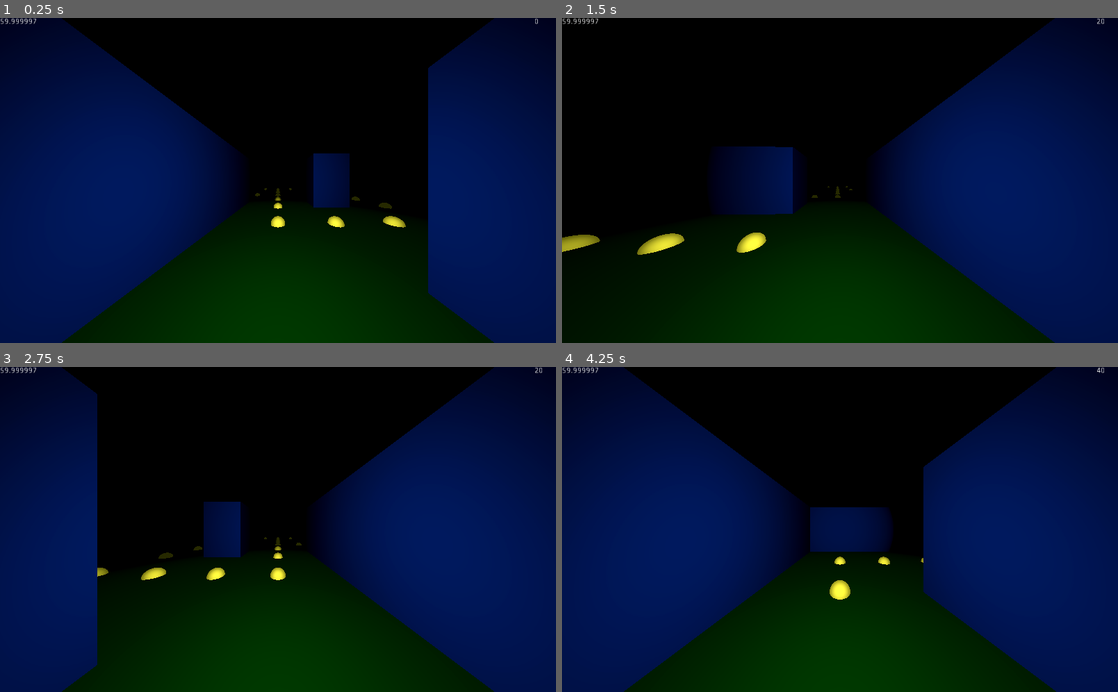
Above: before the commit, frames 1-4 (two rows, left to right).
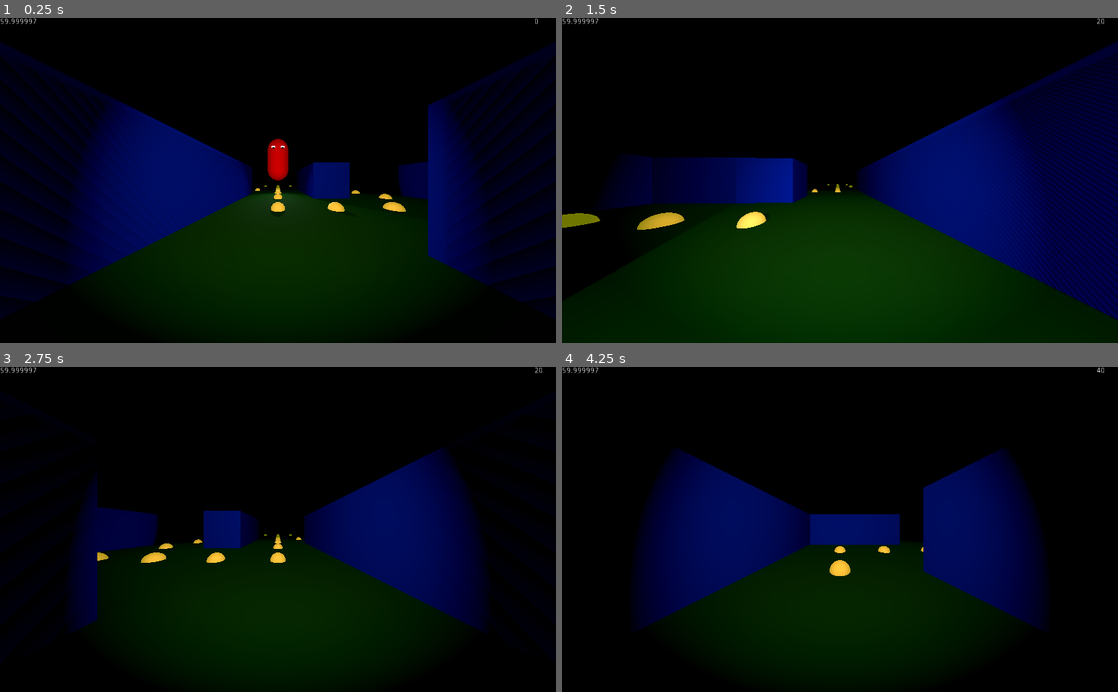
Above: after the commit, the same moments.

Repository: ToBaDi/pacman_3d_first_person
Game: Godot game, scene res://main.tscn
Two runs of this game, one before a commit and one after it. Both use one fixed random seed, a clock stepped at 60 frames per second and the inputs below.
Inputs:
- Up to frame 1 (0.25 s): no input
- Up to frame 2 (1.5 s): tap Enter (ui_accept) at 0.5, 0.77 s; hold Right (ui_right) 0.53-1.28 s; hold Down (ui_down) from 1.28 s (still down)
- Up to frame 3 (2.75 s): tap Enter (ui_accept) at 1.52 s; release Down (ui_down) at 2.03 s; hold Right (ui_right) from 2.03 s (still down)
- Up to frame 4 (4.25 s): tap Enter (ui_accept) at 3.02, 3.77 s; release Right (ui_right) at 3.53 s; hold Left (ui_left) from 3.53 s (still down)

The runs differ from the first frame. In frame 1, 50% of the frame differs, in the area x 0-100%, y 0-100%; in frame 2, 26%; in frame 3, 50%; in frame 4, 55%.

Commit message:
Ghost Visual

Diff:
--- /dev/null
+++ b/ghost.gd
@@ -0,0 +1,13 @@
+extends Area
+
+
+export(Material) var material : Material
+
+
+func _ready() -> void:
+	if material:
+		$Body.material_override = material
+
+
+func _on_Tween_tween_all_completed():
+	pass
--- /dev/null
+++ b/ghost.tscn
@@ -0,0 +1,87 @@
+[gd_scene load_steps=8 format=2]
+
+[ext_resource path="res://ghost.gd" type="Script" id=1]
+
+[sub_resource type="CapsuleMesh" id=2]
+mid_height = 2.0
+
+[sub_resource type="SpatialMaterial" id=3]
+emission_enabled = true
+emission = Color( 1, 1, 1, 1 )
+emission_energy = 1.0
+emission_operator = 0
+emission_on_uv2 = false
+
+[sub_resource type="SphereMesh" id=4]
+material = SubResource( 3 )
+radius = 0.2
+height = 0.2
+
+[sub_resource type="SpatialMaterial" id=5]
+albedo_color = Color( 0, 0, 0, 1 )
+
+[sub_resource type="SphereMesh" id=6]
+material = SubResource( 5 )
+radius = 0.1
+height = 0.2
+
+[sub_resource type="BoxShape" id=7]
+
+[node name="Ghost" type="Area" groups=[
+"Ghost",
+]]
+transform = Transform( 1, 0, 0, 0, 1, 0, 0, 0, 1, 0, 0, -3 )
+monitoring = false
+script = ExtResource( 1 )
+__meta__ = {
+"_edit_group_": true
+}
+
+[node name="Body" type="MeshInstance" parent="."]
+transform = Transform( 1, 0, 0, 0, -1.62921e-07, -1, 0, 1, -1.62921e-07, 0, 3, 0 )
+mesh = SubResource( 2 )
+material/0 = null
+__meta__ = {
+"_edit_lock_": true
+}
+
+[node name="LeftEye" type="MeshInstance" parent="."]
+transform = Transform( 1, 0, 0, 0, 0.866025, -0.5, 0, 0.5, 0.866025, -0.4, 4, 0.9 )
+mesh = SubResource( 4 )
+material/0 = null
+__meta__ = {
+"_edit_lock_": true
+}
+
+[node name="LeftEye2" type="MeshInstance" parent="LeftEye"]
+transform = Transform( 1, 0, 0, 0, 1, 0, 0, 0, 1, 0, -0.0499997, 0.12 )
+mesh = SubResource( 6 )
+material/0 = null
+
+[node name="RightEye" type="MeshInstance" parent="."]
+transform = Transform( 1, 0, 0, 0, 0.866025, -0.5, 0, 0.5, 0.866025, 0.4, 4, 0.9 )
+mesh = SubResource( 4 )
+material/0 = null
+__meta__ = {
+"_edit_lock_": true
+}
+
+[node name="RightEye2" type="MeshInstance" parent="RightEye"]
+transform = Transform( 1, 0, 0, 0, 1, 0, 0, 0, 1, 0, -0.0499997, 0.12 )
+mesh = SubResource( 6 )
+material/0 = null
+
+[node name="CollisionShape" type="CollisionShape" parent="."]
+transform = Transform( 1, 0, 0, 0, 1, 0, 0, 0, 1, 0, 1, 0 )
+shape = SubResource( 7 )
+__meta__ = {
+"_edit_lock_": true
+}
+
+[node name="SpotLight" type="SpotLight" parent="."]
+transform = Transform( -1, -1.42109e-14, -3.25841e-07, -1.62921e-07, 0.866025, 0.5, 2.82187e-07, 0.5, -0.866025, 0, 2, 1 )
+shadow_enabled = true
+spot_range = 10.0
+
+[node name="Tween" type="Tween" parent="."]
+[connection signal="tween_all_completed" from="Tween" to="." method="_on_Tween_tween_all_completed" flags=3]
--- a/main.tscn
+++ b/main.tscn
@@ -1,10 +1,11 @@
-[gd_scene load_steps=15 format=2]
+[gd_scene load_steps=17 format=2]
 
 [ext_resource path="res://main.gd" type="Script" id=1]
 [ext_resource path="res://dot.tscn" type="PackedScene" id=2]
 [ext_resource path="res://wall.tscn" type="PackedScene" id=3]
 [ext_resource path="res://player.gd" type="Script" id=4]
 [ext_resource path="res://wall_mesh.tres" type="CubeMesh" id=5]
+[ext_resource path="res://ghost.tscn" type="PackedScene" id=6]
 
 [sub_resource type="GDScript" id=1]
 script/source = "extends Label
@@ -47,6 +48,9 @@
 [sub_resource type="ConvexPolygonShape" id=9]
 points = PoolVector3Array( -1, 1.5, 1, 1, 1.5, -1, 1, 1.5, 1, -1, 1.5, -1, -1, -1.5, 1, 1, -1.5, -1, 1, -1.5, 1, -1, -1 …(208 unchanged characters)…
 
+[sub_resource type="SpatialMaterial" id=10]
+albedo_color = Color( 1, 0, 0, 1 )
+
 [node name="Main" type="Node"]
 script = ExtResource( 1 )
 
@@ -87,7 +91,7 @@
 }
 
 [node name="Camera" type="Camera" parent="Player"]
-transform = Transform( 1, 0, 0, 0, 1, 0, 0, 0, 1, 0, 1.5, 0.25 )
+transform = Transform( 1, 0, 0, 0, 1, 0, 0, 0, 1, 0, 1, 0.25 )
 current = true
 fov = 120.0
 __meta__ = {
@@ -96,11 +100,11 @@
 
 [node name="SpotLight" type="SpotLight" parent="Player"]
 transform = Transform( 1, 0, 0, 0, 0.984808, 0.173648, 0, -0.173648, 0.984808, 0, 1.5, 0 )
-light_color = Color( 1, 0.937255, 0.52549, 1 )
+light_color = Color( 1, 0.662745, 0.482353, 1 )
 shadow_reverse_cull_face = true
-spot_range = 7.0
+spot_range = 10.0
 spot_attenuation = 0.249999
-spot_angle = 90.0
+spot_angle = 70.0
 spot_angle_attenuation = 4.92458
 __meta__ = {
 "_edit_lock_": true
@@ -1108,10 +1112,15 @@
 [node name="Wall5" parent="RightMirror" instance=ExtResource( 3 )]
 transform = Transform( 3.5, 0, 0, 0, 1, 0, 0, 0, 0.5, 0, 0, 21 )
 
-[node name="Camera2" type="Camera" parent="."]
+[node name="Camera" type="Camera" parent="."]
 transform = Transform( -1.62921e-07, -1, -1.62921e-07, 0, -1.62921e-07, 1, -1, 1.62921e-07, 2.65431e-14, 17, 40, 0 )
 projection = 1
 size = 65.0
+
+[node name="Ghost" parent="." instance=ExtResource( 6 )]
+transform = Transform( 1, 0, 0, 0, 1, 0, 0, 0, 1, 0, 0, -9 )
+input_ray_pickable = false
+material = SubResource( 10 )
 [connection signal="area_entered" from="Player" to="Player" method="_on_Player_area_entered" flags=3]
 [connection signal="eat_cookie" from="Player" to="." method="_on_Player_eat_cookie" flags=3]
 [connection signal="tween_all_completed" from="Player/Tween" to="Player" method="_on_Tween_tween_all_completed" flags=3]
--- a/project.godot
+++ b/project.godot
@@ -47,7 +47,6 @@
 
 [rendering]
 
-quality/driver/driver_name="GLES2"
 vram_compression/import_etc=true
 vram_compression/import_etc2=false
 environment/default_environment="res://default_env.tres"
--- a/wall.tscn
+++ b/wall.tscn
@@ -2,26 +2,26 @@
 
 [ext_resource path="res://wall_mesh.tres" type="CubeMesh" id=1]
 
-[sub_resource type="PhysicsMaterial" id=10]
+[sub_resource type="PhysicsMaterial" id=1]
 friction = 0.0
 
-[sub_resource type="ConvexPolygonShape" id=11]
+[sub_resource type="ConvexPolygonShape" id=2]
 points = PoolVector3Array( -1, 1.5, 1, 1, 1.5, -1, 1, 1.5, 1, -1, 1.5, -1, -1, -1.5, 1, 1, -1.5, -1, 1, -1.5, 1, -1, -1 …(208 unchanged characters)…
 
 [node name="Wall" type="StaticBody"]
-physics_material_override = SubResource( 10 )
+physics_material_override = SubResource( 1 )
 __meta__ = {
 "_edit_group_": true
 }
 
 [node name="Mesh" type="MeshInstance" parent="."]
-transform = Transform( 1, 0, 0, 0, 1, 0, 0, 0, 1, 0, 1.5, 0 )
+transform = Transform( 1, 0, 0, 0, 1, 0, 0, 0, 1, 0, 1, 0 )
 mesh = ExtResource( 1 )
 material/0 = null
 
 [node name="CollisionShape" type="CollisionShape" parent="."]
 transform = Transform( 1, 0, 0, 0, 1, 0, 0, 0, 1, 0, 1.5, 0 )
-shape = SubResource( 11 )
+shape = SubResource( 2 )
 __meta__ = {
 "_edit_lock_": true
 }
--- a/wall_mesh.tres
+++ b/wall_mesh.tres
@@ -6,4 +6,3 @@
 
 [resource]
 material = SubResource( 1 )
-size = Vector3( 2, 3, 2 )
